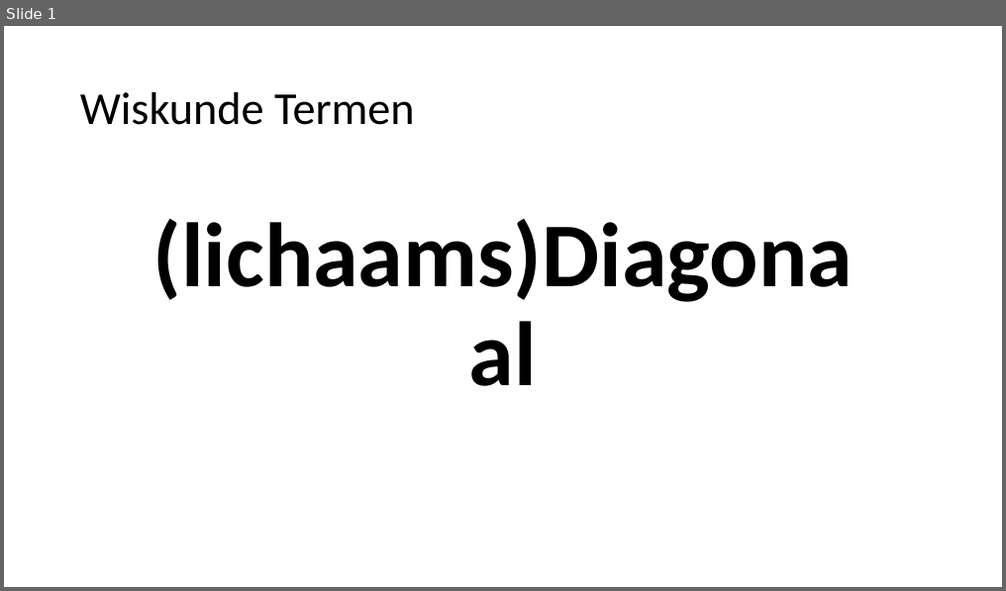
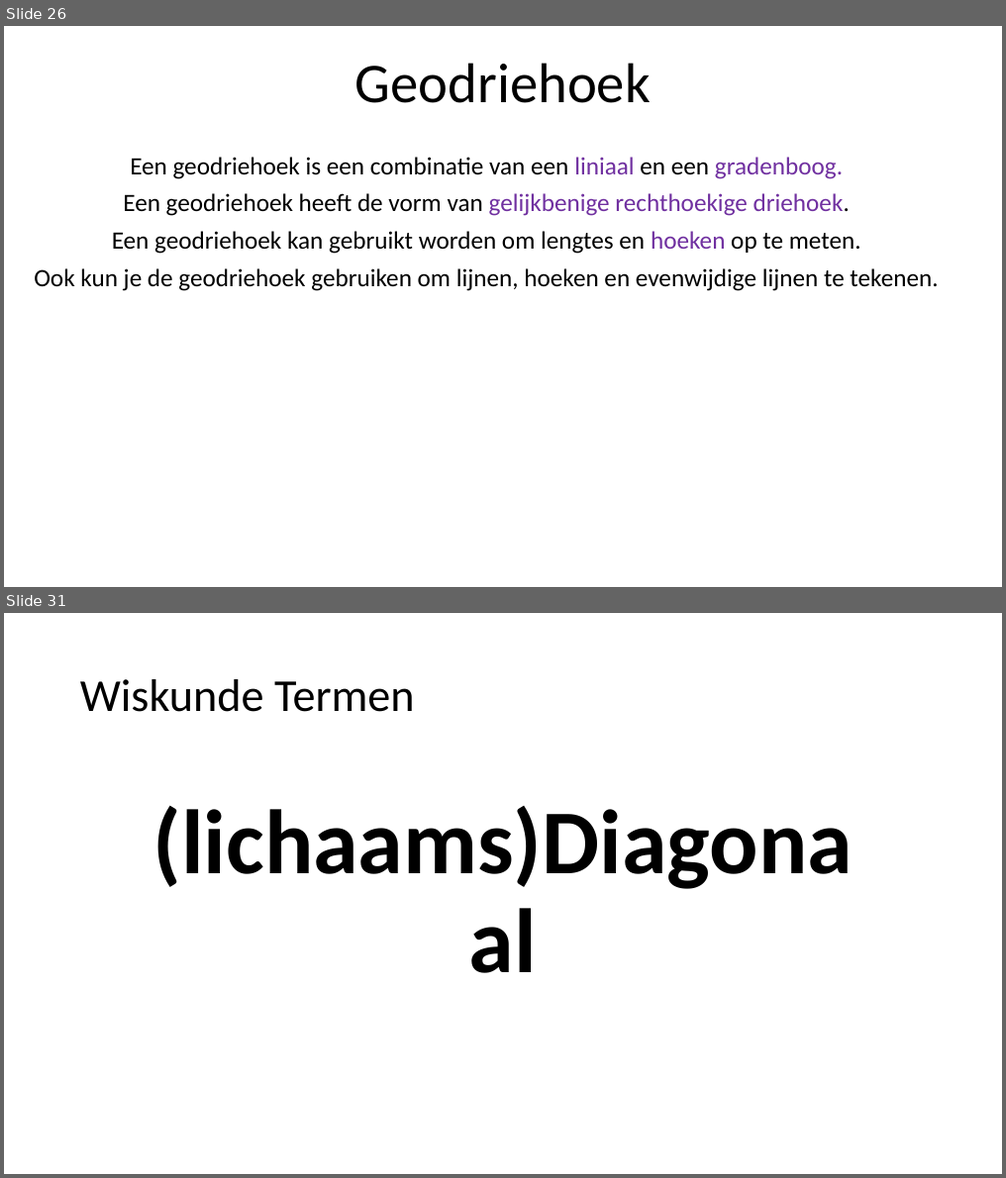
Before and after one commit to heinvinkel/wiskundetermen, a slide deck: meetkunde/AAAAMeetkunde.pptx. Shown one above the other, each under a label of ours: slide 1 before the commit, slides 26 and 31 after it; the slides between them are not shown. The pictures are 1006x591 and 1006x1178 pixels, drawn with LibreOffice and Linux fonts; fonts in the diff are those of the drawing. Boxes give left, top, right and bottom in pixels: in the first picture for what was removed or moved away, otherwise in the second. Text is boxed around its words. In the diff, an @@ line names an element or a change of style, - is before the commit and + after.

```diff
--- a/meetkunde/AAAAMeetkunde.pptx
+++ b/meetkunde/AAAAMeetkunde.pptx
@@ slide 26 added at [4, 26, 1002, 587], background #FFFFFF @@
@@ title added at [355, 63, 650, 103], 54 pt, text #000000 @@
+Geodriehoek
@@ text added at [34, 157, 938, 291], 24 pt, text #000000 @@
+Een geodriehoek is een combinatie van een liniaal en een gradenboog.
+Een geodriehoek heeft de vorm van gelijkbenige rechthoekige driehoek.
+Een geodriehoek kan gebruikt worden om lengtes en hoeken op te meten.
+Ook kun je de geodriehoek gebruiken om lijnen, hoeken en evenwijdige lijnen te tekenen.
@@ what was slide 1 is now slide 31 @@
```
Also in this commit, not shown: 29 other slides added, 20 other files.
